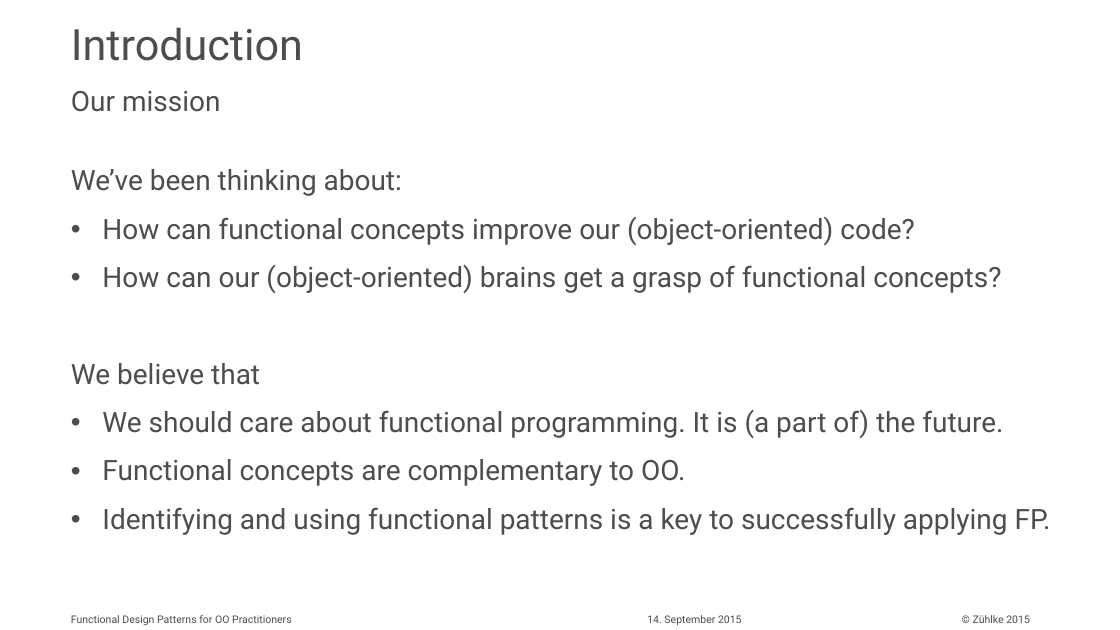
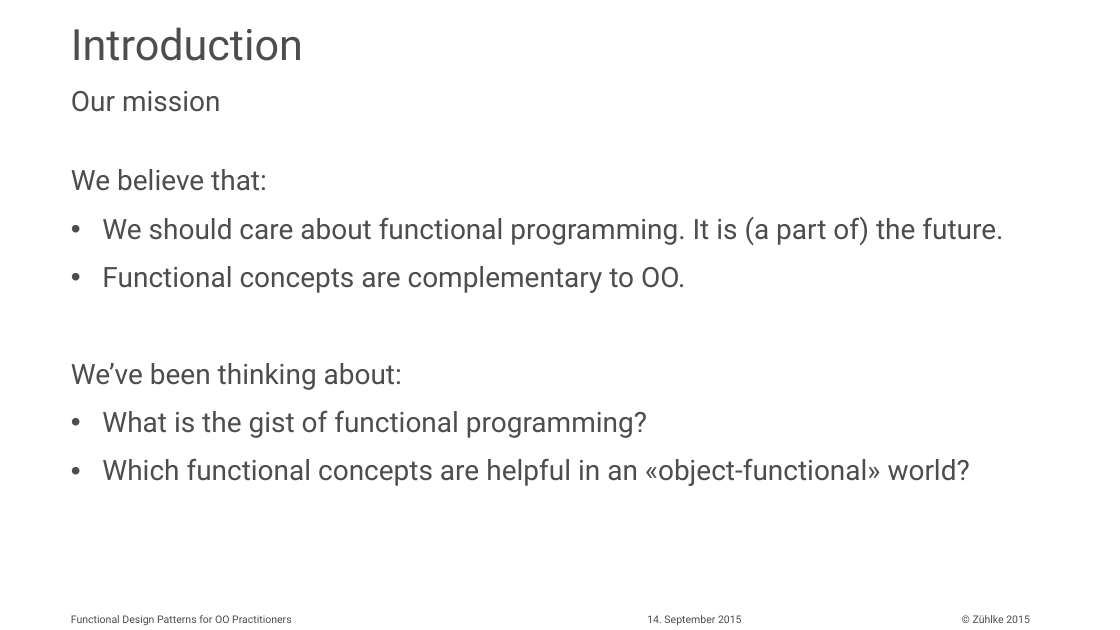
Before and after one commit to aax/zdays-fp-patterns, a slide deck: slide 2 of Functional Design Patterns for OO Practitioners.pptx. Drawn at 1120x630 pixels with LibreOffice and Linux fonts; fonts in the diff are those of the drawing. Boxes give left, top, right and bottom in pixels: in the first picture for what was removed or moved away, otherwise in the second. Text is boxed around its words. In the diff, an @@ line names an element or a change of style, - is before the commit and + after.

```diff
--- a/Functional Design Patterns for OO Practitioners.pptx
+++ b/Functional Design Patterns for OO Practitioners.pptx
@@ text at (71, 169, 267, 191): text changed @@
-We’ve been thinking about:
-• How can functional concepts improve our (object-oriented) code?
-• How can our (object-oriented) brains get a grasp of functional concepts?
-We believe that
+We believe that:
@@ text at (71, 363, 970, 486): text changed @@
-• Identifying and using functional patterns is a key to successfully applying FP.
+We’ve been thinking about:
+• What is the gist of functional programming?
+• Which functional concepts are helpful in an «object-functional» world?
```
Also in this commit, not shown: 9 other slides changed, 5 slides added, 7 other files.
